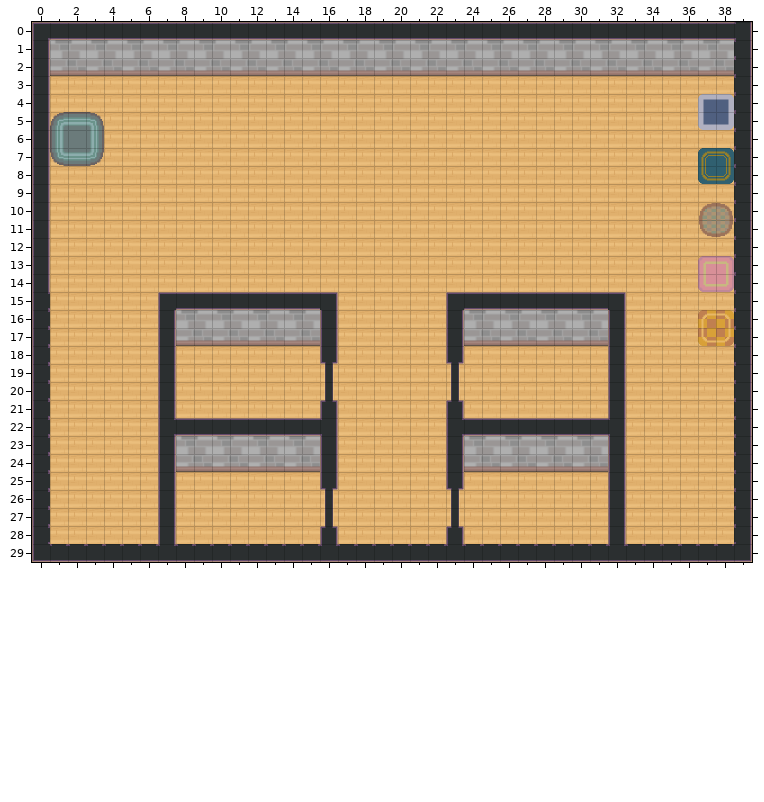
A Tiled map (JSON) gets an edit: room4.tmj. The picture above is the old version.
Cells are 32x32 px. Shown: x 0..39, y 0..29.
The same view after the edit:
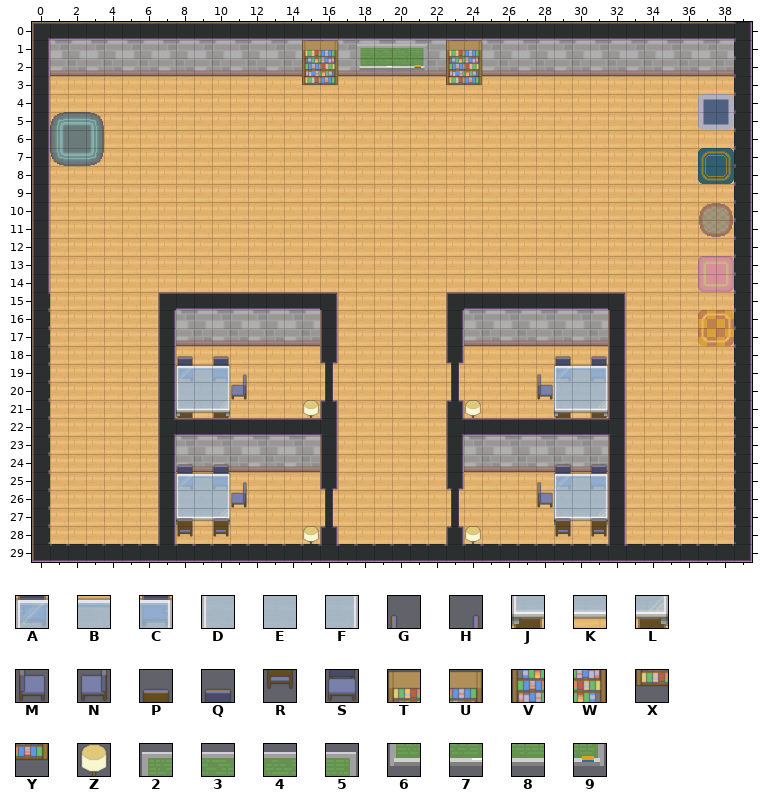
Key: from "pokemon_indoor_32x32_PartThree": A 56, B 57, C 58, D 64, E 65, F 66, G 70, H 71, J 72, K 73, L 74, M 78, N 79, P 86, Q 87, R 94, S 95, T 708, U 709, V 716, W 717, X 724, Y 725, Z 920; from "pokemon_indoor_4thGen_partOne": 2 40, 3 41, 4 42, 5 43, 6 48, 7 49, 8 50, 9 51.
_ is an empty cell, . an unchanged one.
Tiles of an added or newly shown layer are drawn over the layers below it.
See-through tiles are keyed as they look on the map.
Changes in this commit:
--- layer "BuildStuff/floorOverlay"
@@ x 8..31 @@
-21 _._.................._._
+21 P.P..................P.P
--- layer "BuildStuff/furnitureUnderlay" (added)
@@ x 8..31 @@
-18 _._.................._._
-19 _._.................._._
+18 Q.Q..................Q.Q
+19 S.S..................S.S
@@ x 8..31 @@
-24 _._.................._._
-25 _._.................._._
+24 Q.Q..................Q.Q
+25 S.S..................S.S
--- layer "BuildStuff/furniture"
@@ x 15..24 @@
- 1 __.____.__
- 2 __.____.__
- 3 __......__
+ 1 TU.2345.TU
+ 2 VW.6789.VW
+ 3 XY......XY
@@ x 8..31 @@
-19 ___..................___
-20 ___.................____
-21 ___..................___
+19 ABC..................ABC
+20 DEF.................MDEF
+21 JKL..................JKL
@@ x 8..31 @@
-25 ___..................___
-26 ___..................___
-27 ___..................___
+25 ABC..................ABC
+26 DEF..................DEF
+27 JKL..................JKL
--- layer "BuildStuff/furnitureOverlay"
@@ x 11..28 @@
-19 _................_
-20 _.................
+19 H................G
+20 N.................
@@ x 8..31 @@
-25 ..._................_...
-26 ..._................_...
-27 _._.................._._
-28 _._.................._._
+25 ...H................G...
+26 ...N................M...
+27 P.P..................P.P
+28 R.R..................R.R
--- layer "above"
@@ x 15..24 @@
-21 _........_
+21 Z........Z
@@ x 15..24 @@
-28 _........_
+28 Z........Z
